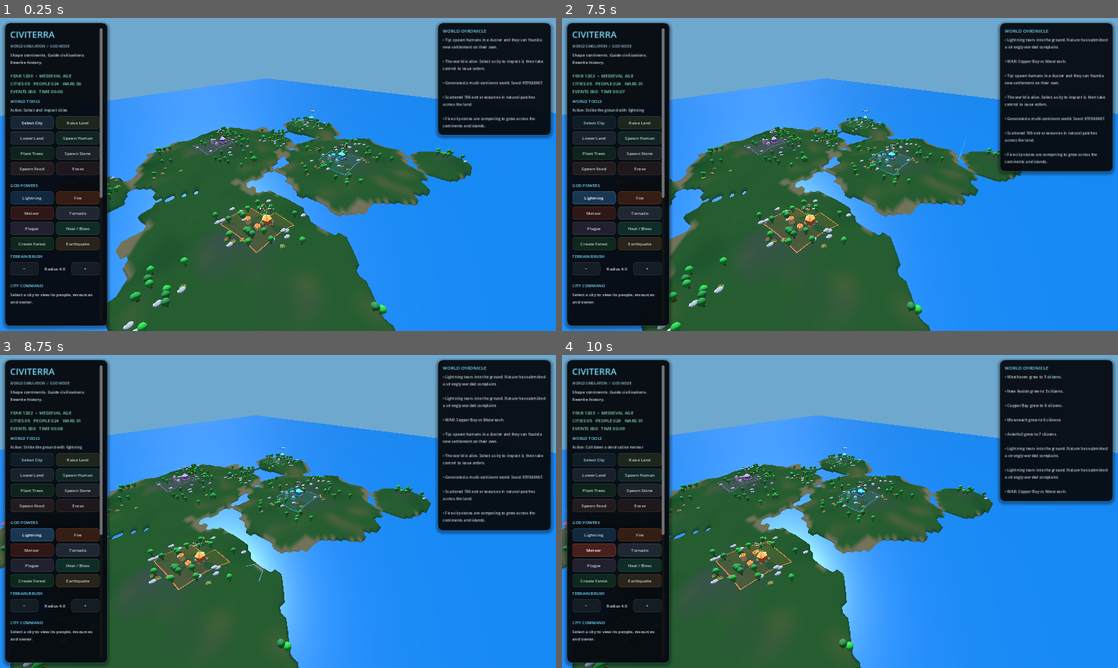
Above: before the commit, frames 1-4 (two rows, left to right).
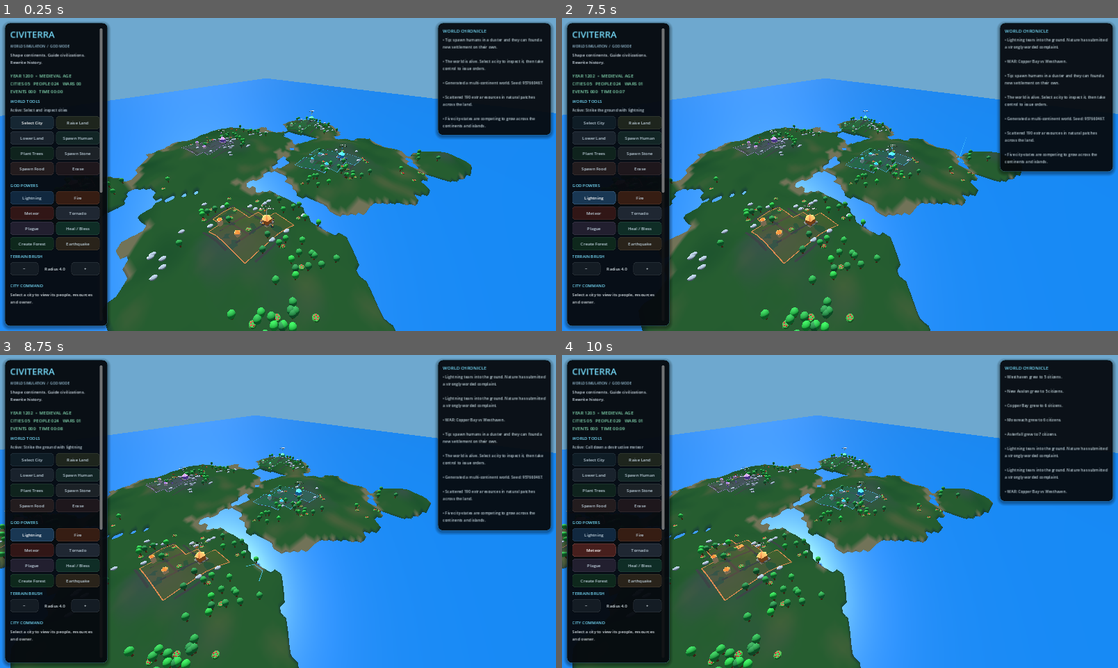
Above: after the commit, the same moments.

Repository: yoimdoingstuff/citysandbox
Game: Godot game, scene res://main.tscn
Two runs of this game, one before a commit and one after it. Both use one fixed random seed, a clock stepped at 60 frames per second and the inputs below.
Inputs (mouse positions are in pixels of both pictures, inside the frame that each line leads up to):
- Up to frame 1 (0.25 s): no input
- Up to frame 2 (7.5 s): click "Select City" at 0.5 s; click "Raise Land" at 1.25 s; click "Lower Land" at 2 s; click "Spawn Human" at 2.75 s; click "Select City" at 3.5 s; click "Plant Trees" at 4.25 s; click "Spawn Stone" at 5 s; click "Spawn Food" at 5.75 s; click "Lightning" at 6.5 s; move the mouse to (962, 158) at 7.27 s; hold D from 7.28 s (still down); click (962, 158) at 7.42 s
- Up to frame 3 (8.75 s): release D at 8 s; drag from (166, 527) to (250, 574) at 8.02 s
- Up to frame 4 (10 s): click "Fire" at 8.75 s; click "Meteor" at 9.5 s

The runs differ from the first frame. In frame 1, 3.3% of the frame differs, in the area x 17-85%, y 24-100%; in frame 2, 3.2%; in frame 3, 3.0%; in frame 4, 3.1%.

Commit message:
Improve city road grids, population growth, event pause, and destruction

Diff:
--- a/main.gd
+++ b/main.gd
@@ -5,8 +5,8 @@
 const TERRAIN_LOD_STEPS: Array[int] = [1, 2, 4, 8]
 const MAX_CITIES: int = 10
 const MAX_PEOPLE: int = 800
-const MAX_CITY_POPULATION: int = 120
-const MAX_CITY_HOUSES: int = 40
+const MAX_CITY_POPULATION: int = 600
+const MAX_CITY_HOUSES: int = 140
 const WATER_LEVEL: float = -0.15
 const STARTING_YEAR: int = 1200
 const SECONDS_PER_YEAR: float = 3.0
@@ -53,6 +53,7 @@
 var brush_radius: float = 4.0
 var paused: bool = false
 var sim_speed: float = 1.0
+var pause_on_city_event: bool = false
 var game_clock: float = 0.0
 var last_architecture_era: int = -1
 var world_seed: int = 0
@@ -1242,7 +1243,9 @@
 	_refresh_city_territory(city_id)
 	city = cities[city_id]
 	if is_instance_valid(city["label"]):
-		city["label"].text = "%s\n%s | POP %d" % [city["name"], _city_stage_name(next_stage), population]
+		var status: String = "ABANDONED" if population <= 0 else _city_stage_name(next_stage)
+		city["label"].text = "%s\n%s | POP %d" % [city["name"], status, population]
+		city["label"].modulate = Color(0.66, 0.70, 0.72) if population <= 0 else Color.WHITE
 	cities[city_id] = city
 
 
@@ -1332,8 +1335,9 @@
 		# preserving street alignment instead of bending the whole district.
 		for attempt in range(64):
 			var plot: Vector2i = _spiral_grid_offset(plot_index)
-			offset_x = float(plot.x) * TERRITORY_CELL_SIZE
-			offset_z = float(plot.y) * TERRITORY_CELL_SIZE
+			# Street grid is spaced out; buildings sit inside the blocks.
+			offset_x = float(plot.x) * 7.5 + 2.35 + randf_range(-0.45, 0.45)
+			offset_z = float(plot.y) * 7.5 + 2.35 + randf_range(-0.45, 0.45)
 			var candidate_x: float = city["pos"].x + offset_x
 			var candidate_z: float = city["pos"].z + offset_z
 			var inside_world: bool = abs(candidate_x) < TERRAIN_SIZE * 0.47 and abs(candidate_z) < TERRAIN_SIZE * 0.47
@@ -1344,7 +1348,7 @@
 					if not is_instance_valid(existing_house):
 						continue
 					var existing_offset := Vector2(existing_house.position.x, existing_house.position.z)
-					if existing_offset.distance_to(Vector2(offset_x, offset_z)) < 2.25:
+					if existing_offset.distance_to(Vector2(offset_x, offset_z)) < 3.0:
 						overlaps_existing = true
 						break
 			if on_land and not overlaps_existing:
@@ -1497,35 +1501,44 @@
 	var road_node: MeshInstance3D = city["roads"]
 	if not is_instance_valid(road_node):
 		return
-	var road_surface := SurfaceTool.new()
-	road_surface.begin(Mesh.PRIMITIVE_TRIANGLES)
+	var surface := SurfaceTool.new()
+	surface.begin(Mesh.PRIMITIVE_TRIANGLES)
 	var city_position: Vector3 = city["pos"]
 	var houses: Array = city["houses"]
-	# A few short avenues connect the central civic building to the nearest
-	# blocks. Most roads then run along the grid between neighbouring parcels.
-	for i in range(mini(4, houses.size())):
+	if houses.is_empty():
+		road_node.mesh = null
+		return
+	var min_x: float = 0.0
+	var max_x: float = 0.0
+	var min_z: float = 0.0
+	var max_z: float = 0.0
+	for house in houses:
+		if not is_instance_valid(house):
+			continue
+		min_x = minf(min_x, house.position.x - 3.0)
+		max_x = maxf(max_x, house.position.x + 3.0)
+		min_z = minf(min_z, house.position.z - 3.0)
+		max_z = maxf(max_z, house.position.z + 3.0)
+	var x: float = floor(min_x / 7.5) * 7.5
+	var last_x: float = ceil(max_x / 7.5) * 7.5
+	var z: float = floor(min_z / 7.5) * 7.5
+	var last_z: float = ceil(max_z / 7.5) * 7.5
+	while x <= last_x:
+		_add_road_segment(surface, city_position, Vector2(x, min_z), Vector2(x, max_z), 0.62)
+		x += 7.5
+	while z <= last_z:
+		_add_road_segment(surface, city_position, Vector2(min_x, z), Vector2(max_x, z), 0.62)
+		z += 7.5
+	# Sparse diagonal connectors keep the plan from looking mechanically perfect.
+	for i in range(0, houses.size(), 9):
 		var house: Node3D = houses[i]
 		if is_instance_valid(house):
-			_add_road_segment(road_surface, city_position, Vector2.ZERO, Vector2(house.position.x, house.position.z), 0.62)
-	for i in range(houses.size()):
-		var first: Node3D = houses[i]
-		if not is_instance_valid(first):
-			continue
-		var a := Vector2(first.position.x, first.position.z)
-		for j in range(i + 1, houses.size()):
-			var second: Node3D = houses[j]
-			if not is_instance_valid(second):
-				continue
-			var b := Vector2(second.position.x, second.position.z)
-			var dx: float = absf(a.x - b.x)
-			var dz: float = absf(a.y - b.y)
-			var distance: float = a.distance_to(b)
-			var cardinal_neighbours: bool = distance >= 3.6 and distance <= 4.5 and (dx < 0.8 or dz < 0.8)
-			var diagonal_neighbours: bool = distance >= 5.0 and distance <= 6.0 and dx > 2.5 and dz > 2.5 and ((i + j) % 4 == 0)
-			if cardinal_neighbours or diagonal_neighbours:
-				_add_road_segment(road_surface, city_position, a, b, 0.48 if cardinal_neighbours else 0.34)
-	road_surface.generate_normals(true)
-	road_node.mesh = road_surface.commit()
+			var p := Vector2(house.position.x, house.position.z)
+			var q := p + Vector2(3.75, 3.75)
+			if q.x <= max_x and q.y <= max_z:
+				_add_road_segment(surface, city_position, p, q, 0.30)
+	surface.generate_normals(true)
+	road_node.mesh = surface.commit()
 
 
 func _seed_resources_around(center: Vector3) -> void:
@@ -2109,8 +2122,21 @@
 	return false
 
 
+func _toggle_pause_on_city_event() -> void:
+	pause_on_city_event = not pause_on_city_event
+	for node in ui_root.find_children("*", "Button", true, false):
+		var button: Button = node as Button
+		if button.text.begins_with("Pause on City Event:"):
+			button.text = "Pause on City Event: ON" if pause_on_city_event else "Pause on City Event: OFF"
+	_log("Pause on city events %s." % ("enabled" if pause_on_city_event else "disabled"))
+
+
 func _record_city_event(city_id: int, event_name: String, event_color: Color) -> void:
 	city_events_total += 1
+	if pause_on_city_event:
+		paused = true
+		if is_instance_valid(pause_button):
+			pause_button.text = "Resume Simulation"
 	if city_id < 0 or city_id >= cities.size():
 		return
 	var city: Dictionary = cities[city_id]
@@ -2637,14 +2663,56 @@
 func _destroy_city_houses(city_id: int, count: int) -> void:
 	if city_id < 0 or city_id >= cities.size():
 		return
-	var houses: Array = cities[city_id]["houses"]
-	for i in range(min(count, houses.size())):
+	var city: Dictionary = cities[city_id]
+	var houses: Array = city["houses"]
+	for i in range(mini(count, houses.size())):
+		if houses.is_empty():
+			break
 		var house_index: int = randi_range(0, houses.size() - 1)
-		var house = houses[house_index]
-		if is_instance_valid(house):
-			house.queue_free()
+		var house: Node3D = houses[house_index]
+		if not is_instance_valid(house):
+			houses.remove_at(house_index)
+			continue
+		var local_position: Vector3 = house.position
+		var was_tall: bool = house.has_node("EraUpgrade") or float(house.scale.y) > 1.35
+		var rubble := Node3D.new()
+		rubble.name = "BuildingRubble"
+		rubble.position = house.global_position
+		add_child(rubble)
+		# Debris remains in the world after the building is destroyed.
+		for debris_index in range(4):
+			var piece := MeshInstance3D.new()
+			var piece_mesh := BoxMesh.new()
+			piece_mesh.size = Vector3(randf_range(0.35, 0.9), randf_range(0.18, 0.55), randf_range(0.35, 0.9))
+			piece.mesh = piece_mesh
+			piece.material_override = _material(Color(0.34, 0.32, 0.29).lerp(city["color"], 0.18))
+			piece.position = Vector3(randf_range(-1.0, 1.0), piece_mesh.size.y * 0.5, randf_range(-1.0, 1.0))
+			piece.rotation.y = randf() * TAU
+			rubble.add_child(piece)
+		house.queue_free()
 		houses.remove_at(house_index)
-	cities[city_id]["houses"] = houses
+		if was_tall:
+			# Nearby structures may also collapse when a tower comes down.
+			for other_index in range(houses.size() - 1, -1, -1):
+				var other: Node3D = houses[other_index]
+				if is_instance_valid(other) and Vector2(other.position.x - local_position.x, other.position.z - local_position.z).length() < 4.8 and randf() < 0.55:
+					var secondary := Node3D.new()
+					secondary.name = "SecondaryCollapseRubble"
+					secondary.position = other.global_position
+					add_child(secondary)
+					var chunk := MeshInstance3D.new()
+					var chunk_mesh := BoxMesh.new()
+					chunk_mesh.size = Vector3(1.0, 0.35, 0.85)
+					chunk.mesh = chunk_mesh
+					chunk.material_override = _material(Color(0.35, 0.34, 0.32))
+					chunk.position.y = 0.18
+					secondary.add_child(chunk)
+					other.queue_free()
+					houses.remove_at(other_index)
+					break
+	city["houses"] = houses
+	cities[city_id] = city
+	_rebuild_city_roads(city_id)
 
 
 func _capture_city(city_id: int, source_id: int) -> void:
@@ -2821,7 +2889,7 @@
 				flame.scale.y = pulse
 		if float(fire["tick"]) >= 0.9:
 			fire["tick"] = 0.0
-			_power_damage(fire["pos"], float(fire["radius"]), 2, 0.22, 0)
+			_power_damage(fire["pos"], float(fire["radius"]), 2, 0.22, 1)
 			if fire_zones.size() < 12:
 				for resource in resources:
 					if str(resource["type"]) != "tree" or int(resource["amount"]) <= 0:
@@ -3215,6 +3283,7 @@
 	content.add_child(pause_button)
 	speed_button = _make_button("Simulation Speed: 1×", _cycle_speed, Color(0.13, 0.22, 0.29))
 	content.add_child(speed_button)
+	content.add_child(_make_button("Pause on City Event: OFF", _toggle_pause_on_city_event, Color(0.20, 0.28, 0.34)))
 	content.add_child(_make_button("Save World", _save_world, Color(0.10, 0.29, 0.34)))
 	content.add_child(_make_button("Load World", _load_world, Color(0.12, 0.24, 0.32)))
 	content.add_child(_make_label("CONTROLS", 12, Color(0.46, 0.86, 0.98)))
